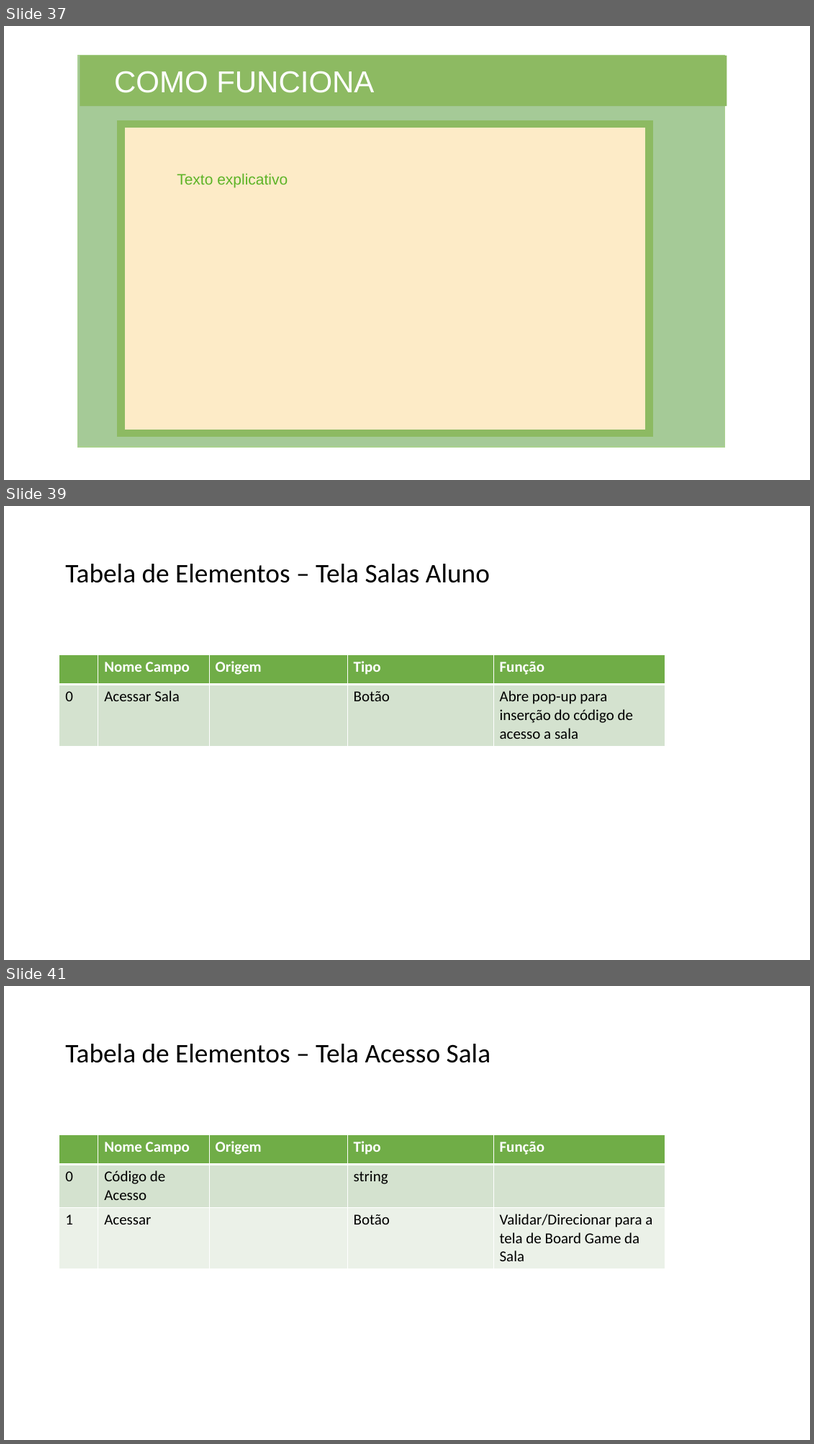
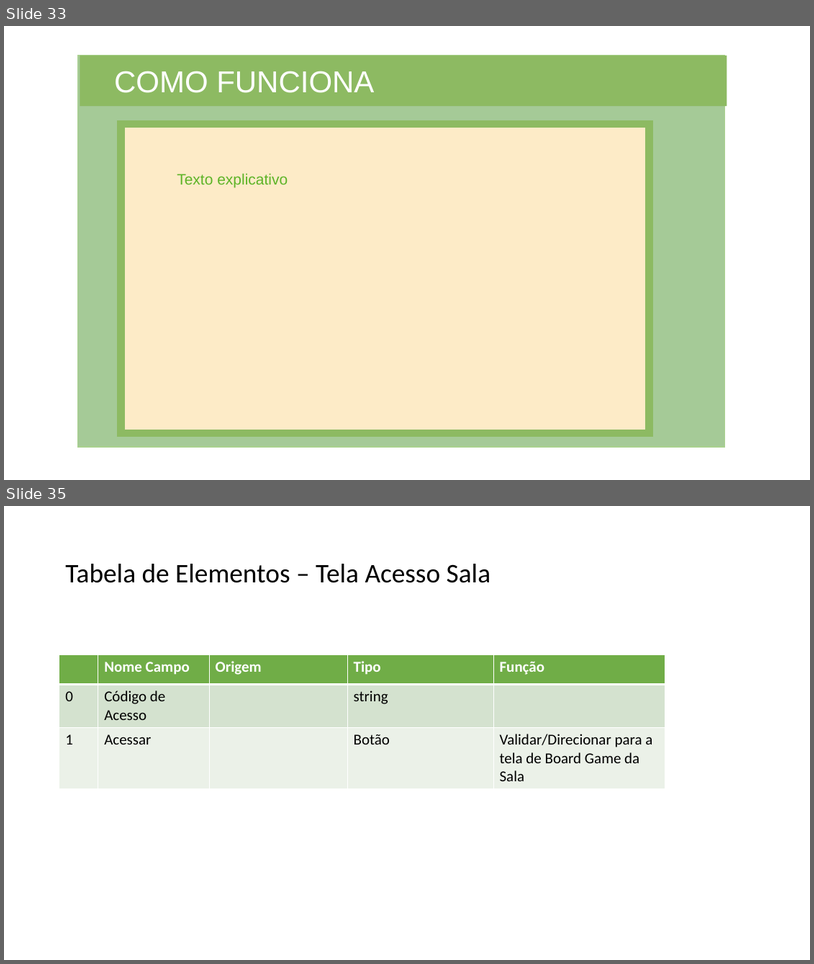
Before and after one commit to NathanReis/FTT-Recicla, a slide deck: DocumentacaoProjeto/Protótipo_Visual.pptx. Shown one above the other, each under a label of ours: slides 37, 39 and 41 before the commit, slides 33 and 35 after it; the slides between them are not shown. The pictures are 814x1444 and 814x964 pixels, drawn with LibreOffice and Linux fonts; fonts in the diff are those of the drawing. Boxes give left, top, right and bottom in pixels: in the first picture for what was removed or moved away, otherwise in the second. Text is boxed around its words. In the diff, an @@ line names an element or a change of style, - is before the commit and + after.

```diff
--- a/DocumentacaoProjeto/Protótipo_Visual.pptx
+++ b/DocumentacaoProjeto/Protótipo_Visual.pptx
@@ slide 39 removed at [4,506,810,960], background #FFFFFF @@
@@ title removed at [65,564,490,583] @@
-Tabela de Elementos – Tela Salas Aluno
@@ table removed at [59,655,666,745], 2 rows, 5 columns @@
- | Nome Campo | Origem | Tipo | Função
-0 | Acessar Sala |  | Botão | Abre pop-up para inserção do código de acesso a sala
@@ what was slide 37 is now slide 33 @@
@@ what was slide 41 is now slide 35 @@
```
Also in this commit, not shown: 7 slides changed, 5 other slides removed, 5 other files.
